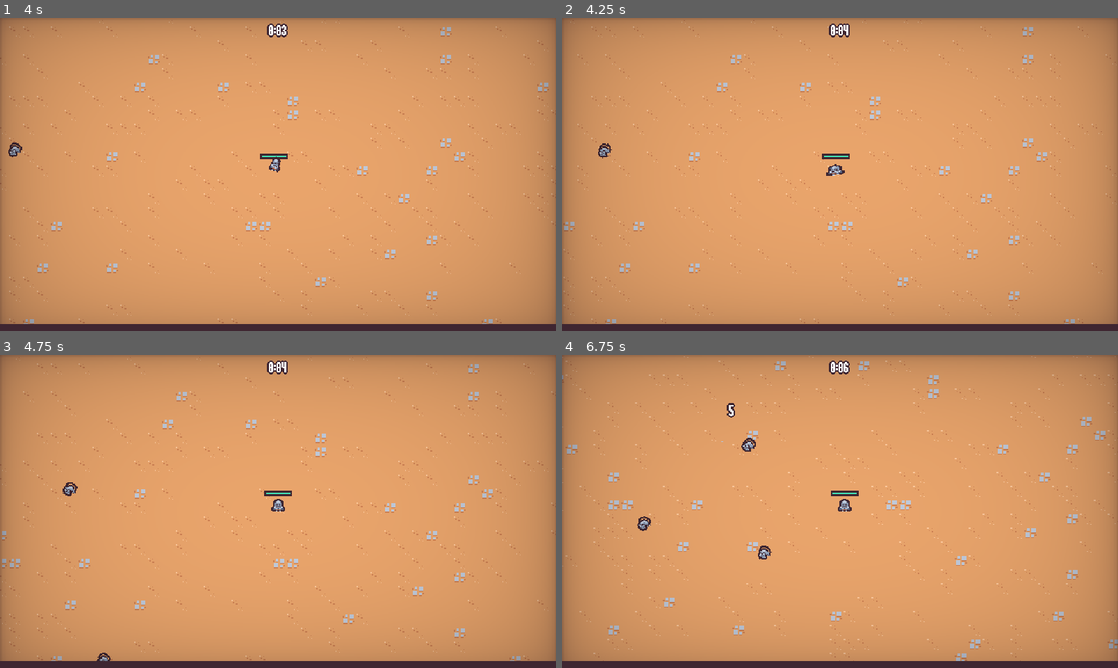
Above: before the commit, frames 1-4 (two rows, left to right).
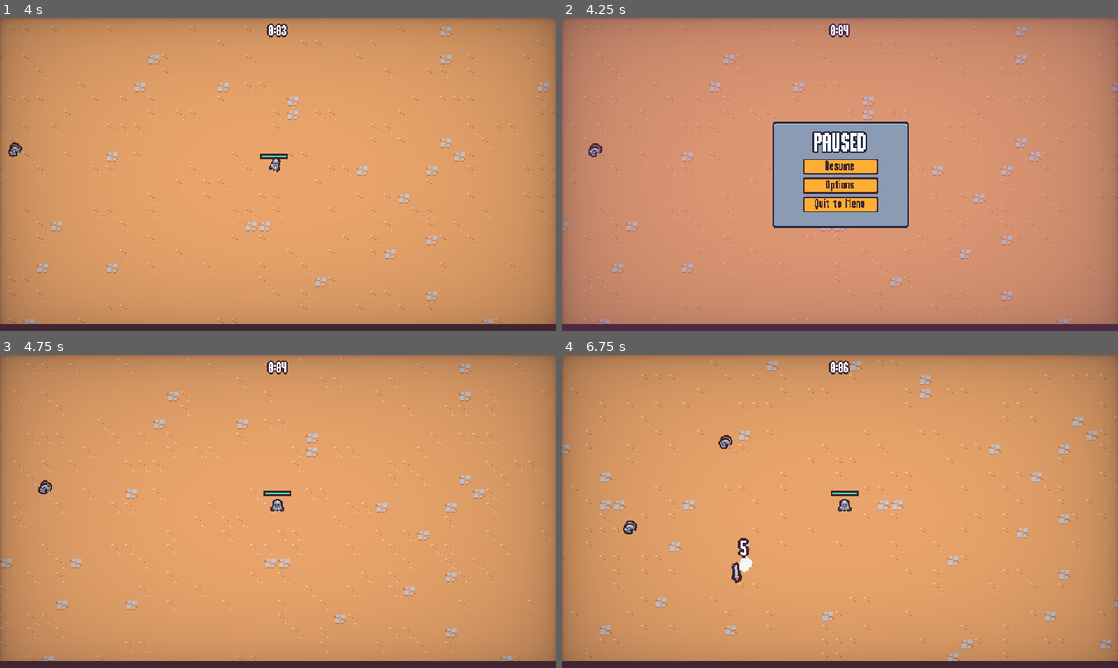
Above: after the commit, the same moments.

Repository: conor-sullivan/survivors-2d
Game: Godot game, scene res://scenes/main/main.tscn
Same seed, same stepped clock (60 frames per second), same inputs: the game is played once before the commit and once after it. This scene is started directly instead of the project's main scene.
Inputs (mouse positions are in pixels of both pictures, inside the frame that each line leads up to):
- Up to frame 1 (4 s): move the mouse to (400, 158) at 0.52 s; press the mouse at (400, 158) at 0.53 s; hold Right (move_right) 0.53-1.28 s; move the mouse to (166, 190) at 1.27 s; release the mouse at (166, 190) at 1.28 s; hold Down (move_down) 1.28-2.03 s; click (166, 190) at 1.35 s; move the mouse to (333, 105) at 2.02 s; press the mouse at (333, 105) at 2.03 s; hold Right (move_right) 2.03-2.78 s; move the mouse to (250, 237) at 2.77 s; release the mouse at (250, 237) at 2.78 s; hold W (move_up) 2.78-3.53 s; click (250, 237) at 2.85 s; move the mouse to (444, 221) at 3.52 s; press the mouse at (444, 221) at 3.53 s; hold A (move_left) from 3.53 s (still down)
- Up to frame 2 (4.25 s): keep holding A (move_left); tap Escape (pause, bound only after the commit) at 4.15 s
- Up to frame 3 (4.75 s): release A (move_left) at 4.25 s; release the mouse at (444, 558) at 4.25 s; click (278, 502) at 4.25 s, where only the run after the commit has a clickable "Resume"
- Up to frame 4 (6.75 s): move the mouse to (673, 464) at 5.02 s; hold A (move_left) 5.03-5.78 s; click (673, 464) at 5.1 s; move the mouse to (867, 511) at 5.77 s; press the mouse at (867, 511) at 5.78 s; hold Down (move_down) 5.78-6.53 s; move the mouse to (756, 433) at 6.52 s; release the mouse at (756, 433) at 6.53 s; hold Right (move_right) from 6.53 s (still down); click (756, 433) at 6.6 s

Frame 1 is identical in both runs. In frame 2, 11% of the frame differs, in the area x 0-100%, y 0-98%; in frame 3, 3.7%; in frame 4, 4.6%.

Commit message:
Pause menu.

Diff:
--- a/project.godot
+++ b/project.godot
@@ -67,6 +67,12 @@
 "events": [Object(InputEventMouseButton,"resource_local_to_scene":false,"resource_name":"","device":-1,"window_id":0,"a …(258 unchanged characters)…
 ]
 }
+pause={
+"deadzone": 0.5,
+"events": [Object(InputEventKey,"resource_local_to_scene":false,"resource_name":"","device":-1,"window_id":0,"alt_pressed":false,"shift_pressed":false,"ctrl_pressed":false,"meta_pressed":false,"pressed":false,"keycode":0,"physical_keycode":4194305,"key_label":0,"unicode":0,"echo":false,"script":null)
+, Object(InputEventKey,"resource_local_to_scene":false,"resource_name":"","device":-1,"window_id":0,"alt_pressed":false,"shift_pressed":false,"ctrl_pressed":false,"meta_pressed":false,"pressed":false,"keycode":0,"physical_keycode":80,"key_label":0,"unicode":112,"echo":false,"script":null)
+]
+}
 
 [layer_names]
 
--- a/scenes/main/main.gd
+++ b/scenes/main/main.gd
@@ -1,12 +1,20 @@
 extends Node
 
 @export var end_screen_scene: PackedScene
+
+var pause_menu_scene = preload("res://scenes/ui/pause_menu.tscn")
 
 
 func _ready():
 	%Player.health_component.died.connect(on_player_died)
 
 
+func _unhandled_input(event):
+	if event.is_action_pressed("pause"):
+		add_child(pause_menu_scene.instantiate())
+		get_tree().root.set_input_as_handled()
+
+
 func on_player_died():
 	var end_screen_instance = end_screen_scene.instantiate() as EndScreen
 	add_child(end_screen_instance)
--- a/scenes/ui/options_menu.tscn
+++ b/scenes/ui/options_menu.tscn
@@ -6,6 +6,7 @@
 [ext_resource type="PackedScene" uid="uid://26gqkoq1sl2v" path="res://scenes/ui/vingette.tscn" id="2_ubjoi"]
 
 [node name="OptionsMenu" type="CanvasLayer"]
+layer = 2
 script = ExtResource("1_7vf51")
 
 [node name="TileMap" type="TileMap" parent="."]
@@ -99,4 +100,4 @@
 text = "Back"
 
 [node name="Vingette" parent="." instance=ExtResource("2_ubjoi")]
-layer = 2
+layer = 3
--- /dev/null
+++ b/scenes/ui/pause_menu.gd
@@ -0,0 +1,65 @@
+extends CanvasLayer
+
+@onready var panel_container = %PanelContainer
+@onready var animation_player = $AnimationPlayer
+
+var options_menu_scene = preload("res://scenes/ui/options_menu.tscn")
+var is_closing = false
+
+
+func _ready():
+	get_tree().paused = true
+
+	panel_container.pivot_offset = panel_container.size / 2
+
+	%ResumeButton.pressed.connect(on_resume_pressed)
+	%OptionsButton.pressed.connect(on_options_pressed)
+	%QuitButton.pressed.connect(on_quit_pressed)
+
+	animation_player.play("default")
+
+	var tween = create_tween()
+	tween.tween_property(panel_container, "scale", Vector2.ZERO, 0)
+	tween.tween_property(panel_container, "scale", Vector2.ONE, 0.3)\
+	.set_ease(Tween.EASE_OUT).set_trans(Tween.TRANS_BACK)
+
+
+func close():
+	animation_player.play_backwards("default")
+
+	var tween = create_tween()
+	tween.tween_property(panel_container, "scale", Vector2.ONE, 0)
+	tween.tween_property(panel_container, "scale", Vector2.ZERO, 0.3)\
+	.set_ease(Tween.EASE_IN).set_trans(Tween.TRANS_BACK)
+
+	await tween.finished
+
+	get_tree().paused = false
+	queue_free()
+
+
+func _unhandled_input(event):
+	if event.is_action_pressed("pause"):
+		get_tree().root.set_input_as_handled()
+		close()
+
+
+func on_resume_pressed():
+	if is_closing: return
+	is_closing = true
+	close()
+
+
+func on_options_pressed():
+	var options_menu_instance = options_menu_scene.instantiate()
+	add_child(options_menu_instance)
+	options_menu_instance.back_pressed.connect(on_options_back_pressed.bind(options_menu_instance))
+
+
+func on_options_back_pressed(options_menu: Node):
+	options_menu.queue_free()
+
+
+func on_quit_pressed():
+	get_tree().paused = false
+	get_tree().change_scene_to_file("res://scenes/ui/main_menu.tscn")
--- /dev/null
+++ b/scenes/ui/pause_menu.tscn
@@ -0,0 +1,113 @@
+[gd_scene load_steps=6 format=3 uid="uid://cd0tnjrc6ugdj"]
+
+[ext_resource type="Script" path="res://scenes/ui/pause_menu.gd" id="1_0fpjj"]
+[ext_resource type="PackedScene" uid="uid://dy8f6jp6k224o" path="res://scenes/ui/sound_button.tscn" id="3_ev4l4"]
+
+[sub_resource type="Animation" id="Animation_fdvat"]
+length = 0.001
+tracks/0/type = "value"
+tracks/0/imported = false
+tracks/0/enabled = true
+tracks/0/path = NodePath("ColorRect:modulate")
+tracks/0/interp = 1
+tracks/0/loop_wrap = true
+tracks/0/keys = {
+"times": PackedFloat32Array(0),
+"transitions": PackedFloat32Array(1),
+"update": 0,
+"values": [Color(1, 1, 1, 1)]
+}
+
+[sub_resource type="Animation" id="Animation_qioq0"]
+resource_name = "default"
+length = 0.15
+step = 0.05
+tracks/0/type = "value"
+tracks/0/imported = false
+tracks/0/enabled = true
+tracks/0/path = NodePath("ColorRect:modulate")
+tracks/0/interp = 2
+tracks/0/loop_wrap = true
+tracks/0/keys = {
+"times": PackedFloat32Array(0, 0.15),
+"transitions": PackedFloat32Array(1, 1),
+"update": 0,
+"values": [Color(1, 1, 1, 0), Color(1, 1, 1, 1)]
+}
+
+[sub_resource type="AnimationLibrary" id="AnimationLibrary_4r0ee"]
+_data = {
+"RESET": SubResource("Animation_fdvat"),
+"default": SubResource("Animation_qioq0")
+}
+
+[node name="PauseMenu" type="CanvasLayer"]
+process_mode = 3
+script = ExtResource("1_0fpjj")
+
+[node name="AnimationPlayer" type="AnimationPlayer" parent="."]
+libraries = {
+"": SubResource("AnimationLibrary_4r0ee")
+}
+
+[node name="ColorRect" type="ColorRect" parent="."]
+anchors_preset = 15
+anchor_right = 1.0
+anchor_bottom = 1.0
+grow_horizontal = 2
+grow_vertical = 2
+color = Color(0.607843, 0.298039, 0.639216, 0.352941)
+
+[node name="MarginContainer" type="MarginContainer" parent="."]
+anchors_preset = 15
+anchor_right = 1.0
+anchor_bottom = 1.0
+grow_horizontal = 2
+grow_vertical = 2
+
+[node name="PanelContainer" type="PanelContainer" parent="MarginContainer"]
+unique_name_in_owner = true
+custom_minimum_size = Vector2(180, 140)
+layout_mode = 2
+size_flags_horizontal = 4
+size_flags_vertical = 4
+
+[node name="MarginContainer" type="MarginContainer" parent="MarginContainer/PanelContainer"]
+layout_mode = 2
+theme_override_constants/margin_left = 8
+theme_override_constants/margin_right = 8
+theme_override_constants/margin_bottom = 8
+
+[node name="VBoxContainer" type="VBoxContainer" parent="MarginContainer/PanelContainer/MarginContainer"]
+custom_minimum_size = Vector2(150, 0)
+layout_mode = 2
+size_flags_horizontal = 4
+size_flags_vertical = 4
+
+[node name="Label" type="Label" parent="MarginContainer/PanelContainer/MarginContainer/VBoxContainer"]
+layout_mode = 2
+size_flags_horizontal = 4
+theme_type_variation = &"BlueOutlineLabel"
+theme_override_font_sizes/font_size = 32
+text = "PAUSED"
+
+[node name="VBoxContainer" type="VBoxContainer" parent="MarginContainer/PanelContainer/MarginContainer/VBoxContainer"]
+custom_minimum_size = Vector2(100, 0)
+layout_mode = 2
+size_flags_horizontal = 4
+
+[node name="ResumeButton" parent="MarginContainer/PanelContainer/MarginContainer/VBoxContainer/VBoxContainer" instance=ExtResource("3_ev4l4")]
+unique_name_in_owner = true
+layout_mode = 2
+text = "Resume
+"
+
+[node name="OptionsButton" parent="MarginContainer/PanelContainer/MarginContainer/VBoxContainer/VBoxContainer" instance=ExtResource("3_ev4l4")]
+unique_name_in_owner = true
+layout_mode = 2
+text = "Options"
+
+[node name="QuitButton" parent="MarginContainer/PanelContainer/MarginContainer/VBoxContainer/VBoxContainer" instance=ExtResource("3_ev4l4")]
+unique_name_in_owner = true
+layout_mode = 2
+text = "Quit to Menu"
--- a/scenes/ui/upgrade_scene.tscn
+++ b/scenes/ui/upgrade_scene.tscn
@@ -2,6 +2,21 @@
 
 [ext_resource type="Script" path="res://scenes/ui/upgrade_scene.gd" id="1_cwq3q"]
 [ext_resource type="PackedScene" uid="uid://h3m2uiifnxow" path="res://scenes/ui/ability_upgrade_card.tscn" id="2_c8vy3"]
+
+[sub_resource type="Animation" id="Animation_yhp8h"]
+length = 0.001
+tracks/0/type = "value"
+tracks/0/imported = false
+tracks/0/enabled = true
+tracks/0/path = NodePath("ColorRect:modulate")
+tracks/0/interp = 1
+tracks/0/loop_wrap = true
+tracks/0/keys = {
+"times": PackedFloat32Array(0),
+"transitions": PackedFloat32Array(1),
+"update": 0,
+"values": [Color(1, 1, 1, 1)]
+}
 
 [sub_resource type="Animation" id="Animation_d8apj"]
 resource_name = "in"
@@ -18,21 +33,6 @@
 "transitions": PackedFloat32Array(1, 1),
 "update": 0,
 "values": [Color(1, 1, 1, 0), Color(1, 1, 1, 1)]
-}
-
-[sub_resource type="Animation" id="Animation_yhp8h"]
-length = 0.001
-tracks/0/type = "value"
-tracks/0/imported = false
-tracks/0/enabled = true
-tracks/0/path = NodePath("ColorRect:modulate")
-tracks/0/interp = 1
-tracks/0/loop_wrap = true
-tracks/0/keys = {
-"times": PackedFloat32Array(0),
-"transitions": PackedFloat32Array(1),
-"update": 0,
-"values": [Color(1, 1, 1, 1)]
 }
 
 [sub_resource type="Animation" id="Animation_6io3h"]
